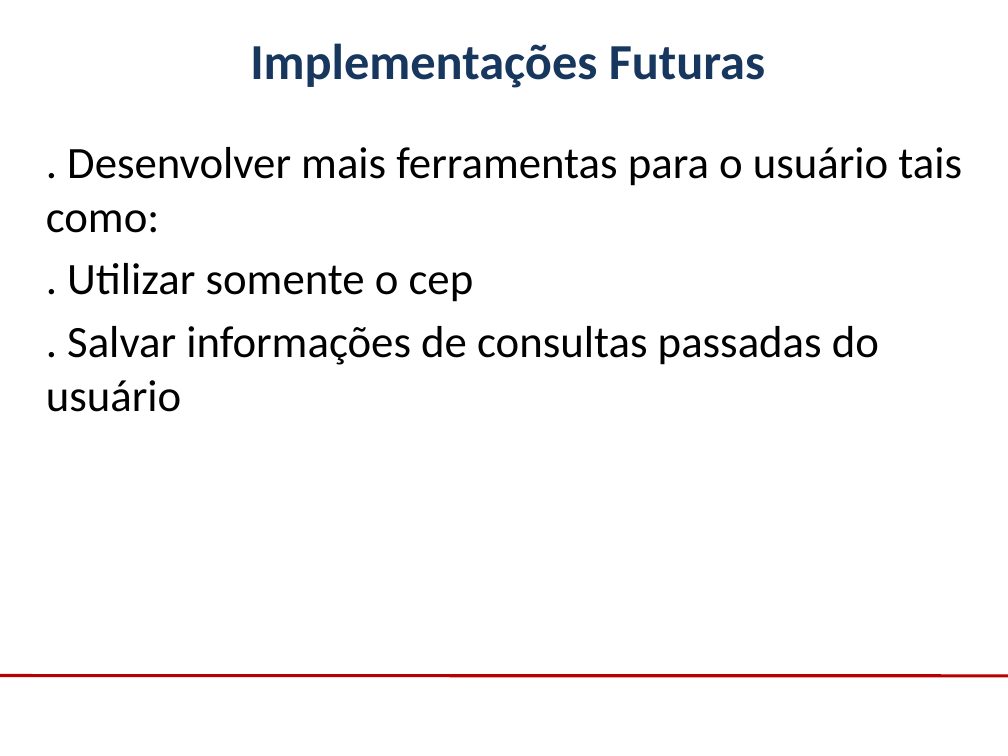
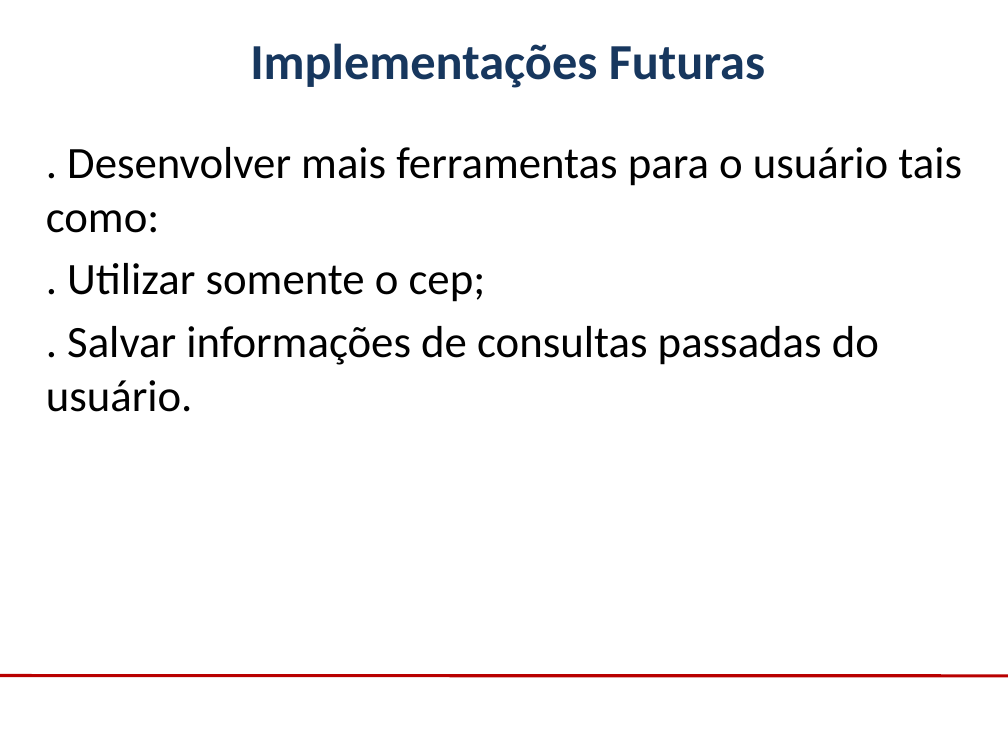
Before and after one commit to luizriato/Drebec, a slide deck: slide 8 of projeto-interdisciplinar-2-semestre/Documentacao/Apresentação Drebec.pptx. Drawn at 1008x756 pixels with LibreOffice and Linux fonts; fonts in the diff are those of the drawing; background and template pictures are left out. Boxes give left, top, right and bottom in pixels: in the first picture for what was removed or moved away, otherwise in the second. Text is boxed around its words. In the diff, an @@ line names an element or a change of style, - is before the commit and + after.

```diff
--- a/projeto-interdisciplinar-2-semestre/Documentacao/Apresentação Drebec.pptx
+++ b/projeto-interdisciplinar-2-semestre/Documentacao/Apresentação Drebec.pptx
@@ text at box(46, 263, 879, 412): text changed @@
-. Utilizar somente o cep
-. Salvar informações de consultas passadas do usuário
+. Utilizar somente o cep;
+. Salvar informações de consultas passadas do usuário.
```
Also in this commit, not shown: 2 other slides changed.
